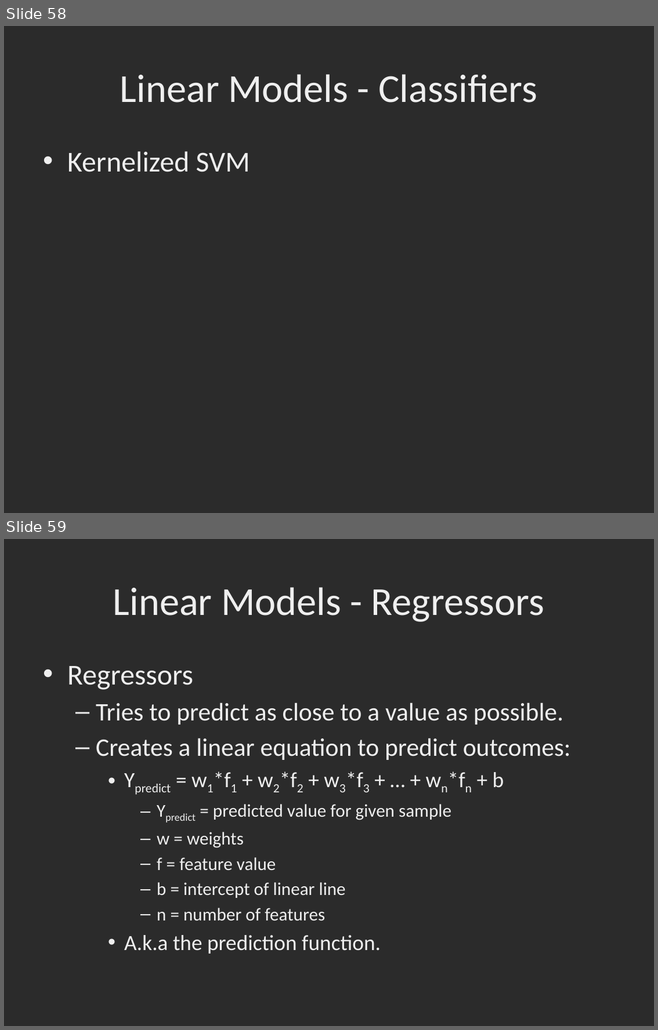
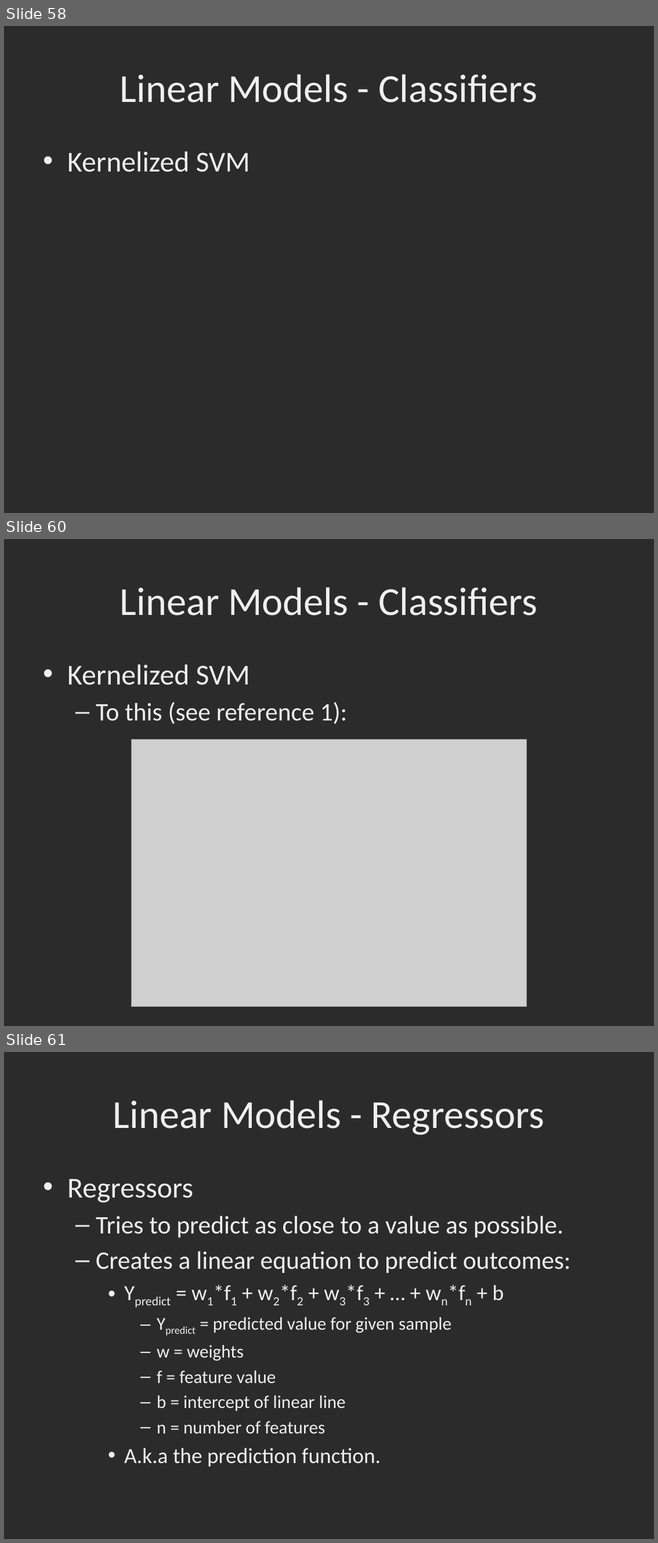
Before and after one commit to dbowmans46/PracticalProgramming, a slide deck: Session 7 - Python/Instructional Material/Session 7 - Python Brief Intro to Machine Learning with Scikit Learn.pptx. Shown one above the other, each under a label of ours: slides 58 and 59 before the commit, slides 58, 60 and 61 after it; the slides between them are not shown. The pictures are 658x1030 and 658x1543 pixels, drawn with LibreOffice and Linux fonts; fonts in the diff are those of the drawing; grey boxes stand for pictures; background and template pictures are left out; a plain dark background stands for a picture behind light text. Boxes give left, top, right and bottom in pixels: in the first picture for what was removed or moved away, otherwise in the second. Text is boxed around its words. In the diff, an @@ line names an element or a change of style, - is before the commit and + after.

Commit message:
Cleaned up code, added kernelized SVM slides.

```diff
--- a/Session 7 - Python/Instructional Material/Session 7 - Python Brief Intro to Machine Learning with Scikit Learn.pptx
+++ b/Session 7 - Python/Instructional Material/Session 7 - Python Brief Intro to Machine Learning with Scikit Learn.pptx
@@ slide 60 added at (x1=4, y1=539, x2=654, y2=1026), background picture (left out) @@
@@ title added at (x1=120, y1=587, x2=537, y2=616), 44 pt, text #EFEFEF @@
+Linear Models - Classifiers
@@ text added at (x1=67, y1=664, x2=347, y2=724), 28 pt, text #EFEFEF @@
+• Kernelized SVM
+  – To this (see reference 1):
@@ picture added at (x1=132, y1=739, x2=526, y2=1006) @@
@@ what was slide 59 is now slide 61 @@
```
Also in this commit, not shown: 1 slide changed, 1 other slide added, 1 other file.
